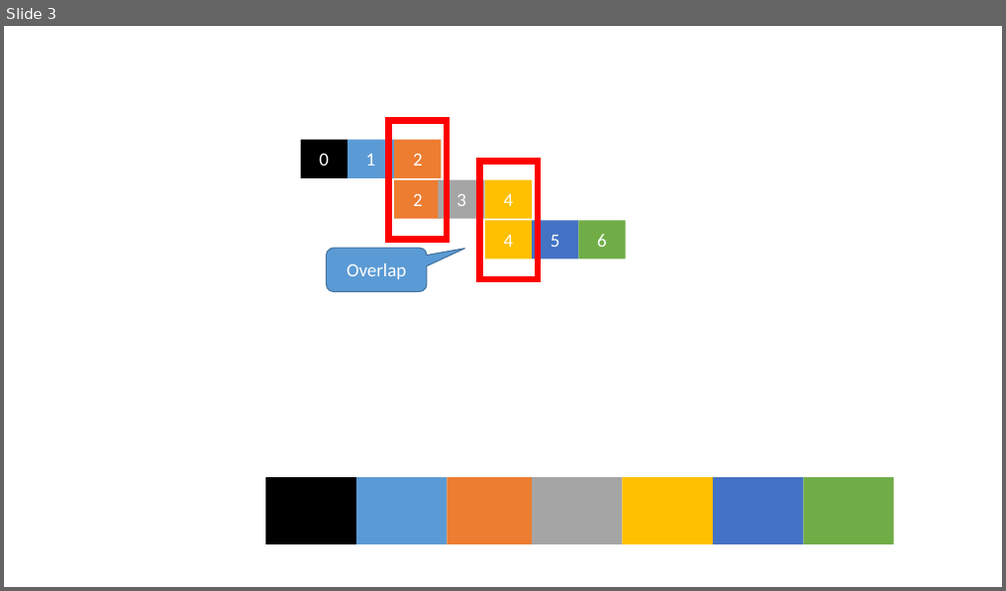
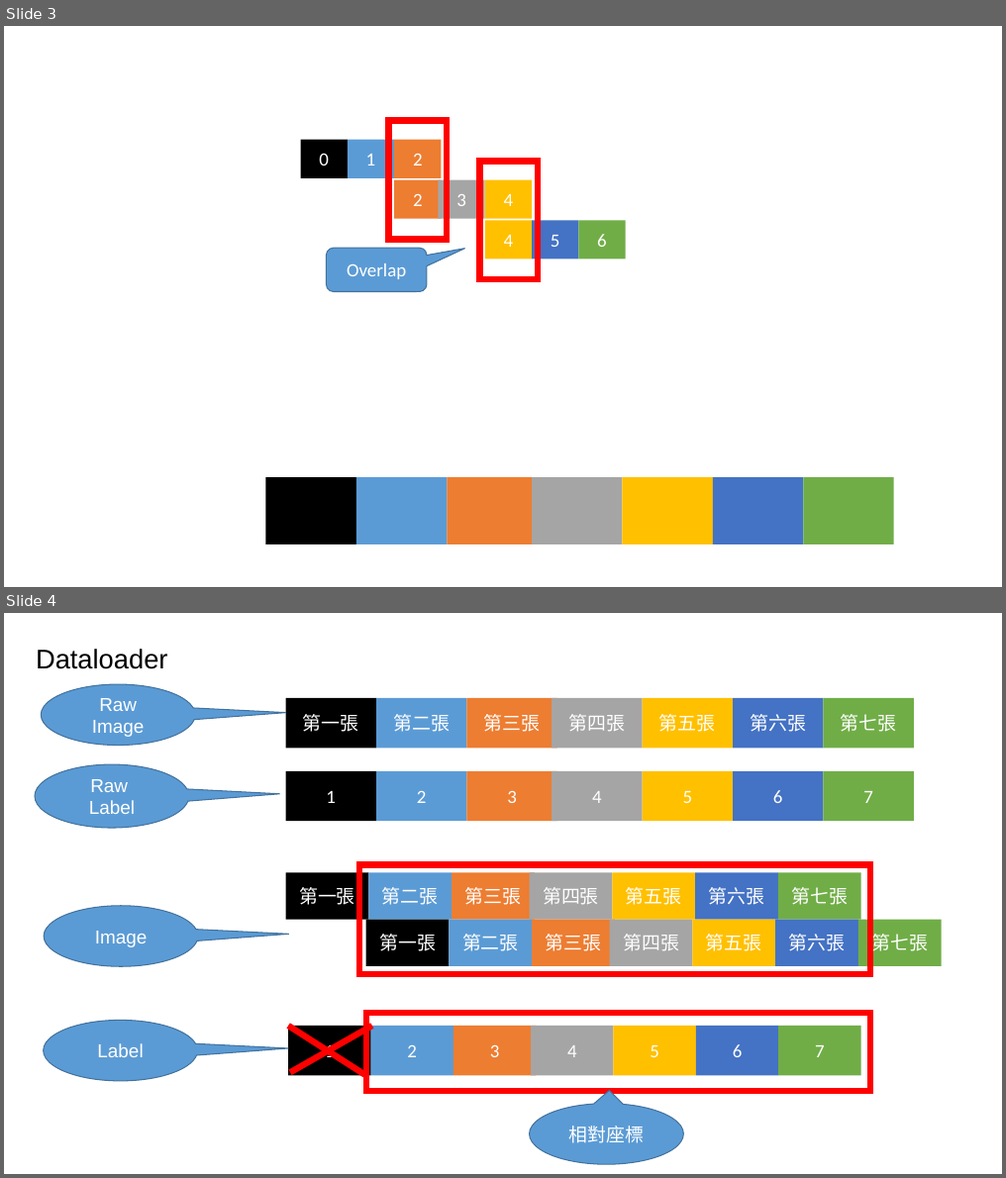
Before and after one commit to Shining-Zone/VFX_Final, a slide deck: doc/VFX_DV.pptx. Shown one above the other, each under a label of ours: slide 3 before the commit, slides 3 and 4 after it. The pictures are 1006x591 and 1006x1178 pixels, drawn with LibreOffice and Linux fonts; fonts in the diff are those of the drawing. Boxes give left, top, right and bottom in pixels: in the first picture for what was removed or moved away, otherwise in the second. Text is boxed around its words. In the diff, an @@ line names an element or a change of style, - is before the commit and + after.

Commit message:
add ppt

```diff
--- a/doc/VFX_DV.pptx
+++ b/doc/VFX_DV.pptx
@@ slide 4 added at (4,613,1002,1174), background #FFFFFF @@
@@ text added at (36,649,167,669), 26 pt, text #000000 @@
+Dataloader
@@ speech bubble added at (41,684,195,745), fill #5B9BD5, outline #43739E 1 pt, 18 pt, text #FFFFFF @@
+Raw Image
@@ group added at (285,698,915,749): 7 rectangles @@
+第一張
+第二張
+第三張
+第四張
+第五張
+第六張
+第七張
@@ speech bubble added at (35,765,189,829), fill #5B9BD5, outline #43739E 1 pt, 18 pt, text #FFFFFF @@
+Raw
+Label
@@ group added at (285,771,915,822): 7 rectangles @@
+1
+2
+3
+4
+5
+6
+7
@@ group added at (285,865,943,974): 15 rectangles @@
+第一張
+第二張
+第三張
+第四張
+第五張
+第六張
+第七張
+第一張
+第二張
+第三張
+第四張
+第五張
+第六張
+第七張
@@ speech bubble added at (44,906,198,966), fill #5B9BD5, outline #43739E 1 pt, 18 pt, text #FFFFFF @@
+Image
@@ speech bubble added at (44,1020,198,1081), fill #5B9BD5, outline #43739E 1 pt, 18 pt, text #FFFFFF @@
+Label
@@ line added from (288, 1026) to (366, 1075), #FF0000 6 pt @@
@@ line added from (290, 1072) to (372, 1026), #FF0000 6 pt @@
@@ rectangle added at (366,1014,871,1091), outline #FF0000 6 pt @@
@@ group added at (288,1026,861,1076): 7 rectangles @@
+1
+2
+3
+4
+5
+6
+7
@@ speech bubble added at (530,1104,684,1164), fill #5B9BD5, outline #43739E 1 pt, 18 pt, text #FFFFFF @@
+相對座標
```
